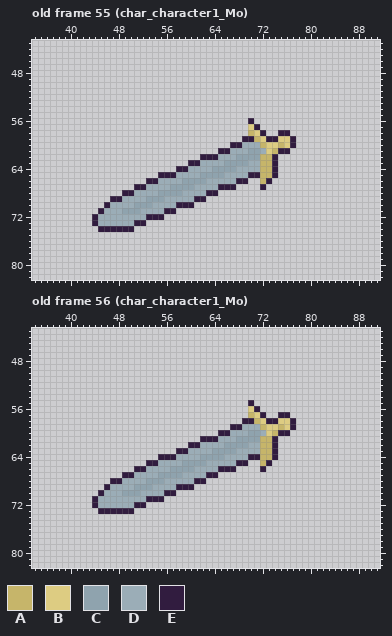
Two versions of one pixel-art file, Assets/Animation Sprites/Player/Character 1/Run/Swords/GraySword/Slot1/SWORDS_RUN.aseprite. This is how it looked before the edit.
128x128 pixels, 70 frames. Shown: old frame 55 (char_character1_Mo): x 34..91, y 43..82; old frame 56 (char_character1_Mo): x 34..91, y 43..82. The commit also changed other frames, which this record leaves out.
Palette (. is transparent): A #c6b56a  B #ddcc82  C #8fa3ae  D #9badb7  E #311c3f
Pixels before, old frame 55 (char_character1_Mo), first column x 44:
56 ..........................E.......
57 ..........................BE......
58 ..........................ABE..EE.
59 .........................EEABEEBBE
60 .......................EEDDDABBABE
61 .....................EEDDDCCDBAEE.
62 ..................EEEDDDCCCCAAE...
63 ................EEDDDDCCCCDDAAE...
64 ..............EEDDDDCCCCDDDDAAE...
65 ...........EEEDDDDCCCCDDDDEEAAE...
66 .........EEDDDDCCCCDDDDDEE..AE....
67 .......EEDDDDCCCCDDDDEEE....E.....
68 .....EEDDDDCCCCDDDDEE.............
69 ...EEDDDDCCCDDDDDEE...............
70 ..EDDDDCCCDDDDEEE.................
71 .EDDDCCCDDDDEE....................
72 EDDDDDDDDEEE......................
73 EDDDDDDEE.........................
74 .EEEEEE...........................
Pixels before, old frame 56 (char_character1_Mo), first column x 44:
55 ..........................E.......
56 ..........................BE......
57 ..........................ABE..EE.
58 .........................EEABEEBBE
59 .......................EEDDDABBABE
60 .....................EEDDDCCDBAEE.
61 ..................EEEDDDCCCCAAE...
62 ................EEDDDDCCCCDDAAE...
63 ..............EEDDDDCCCCDDDDAAE...
64 ...........EEEDDDDCCCCDDDDEEAAE...
65 .........EEDDDDCCCCDDDDDEE..AE....
66 .......EEDDDDCCCCDDDDEEE....E.....
67 .....EEDDDDCCCCDDDDEE.............
68 ...EEDDDDCCCDDDDDEE...............
69 ..EDDDDCCCDDDDEEE.................
70 .EDDDCCCDDDDEE....................
71 EDDDDDDDDEEE......................
72 EDDDDDDEE.........................
73 .EEEEEE...........................
Once edited:
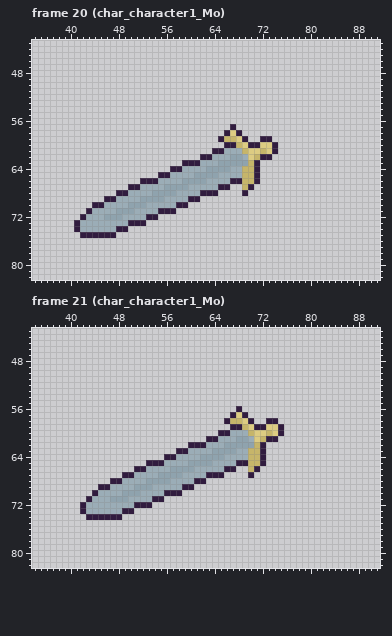
The edit:
frames 70 -> 64
Changed rows in their new state; - is an unchanged pixel.
Frame 20 (char_character1_Mo) against old frame 55 (char_character1_Mo), layer "SLOT1":
first column x 41:
56 -----------------------------.-------
57 --------------------------E--..------
58 -------------------------EBE-...--..-
59 ------------------------EAAB-..E-....
60 -------------------------E-ABEEB-E...
61 -----------------------E-D--ABBA-E..-
62 -----------------------D--C-DBAEE.---
63 ------------------E-----C----AE...---
64 ----------------E-D---C---D-AAE...---
65 ----------------D---C---D---AA-...---
66 -----------E--------------E-AAE..----
67 ---------E-D---C---D------.-AE-.-----
68 -------E-D---C---D---E------E--------
69 -----E-D---C-------E-.---------------
70 ---EED---C--D------.-----------------
71 --EDD--C--D---E----------------------
72 -EDD-CCC------.----------------------
73 EDDD-----E---------------------------
74 EDDDDDD--.---------------------------
75 -EEEEEE------------------------------
Frame 21 (char_character1_Mo) against old frame 56 (char_character1_Mo), layer "SLOT1":
first column x 42:
55 ----------------------------.-------
56 --------------------------E-..------
57 -------------------------EBE...--..-
58 ------------------------EAAB-..--...
59 ---------------------------ABEE--E..
60 ----------------------------ABBAB-.-
61 --------------------.-------DB-E----
62 --------------------E-------CAE..---
63 ----------------------------AAE..---
64 -------------.--------------AAE..---
65 -------------E---D---C------AAE.----
66 -----------------------D----AE.-----
67 -----------------------E----E-------
68 --------------C---------------------
69 ---E------------D-------------------
70 --ED------------E-------------------
71 -ED--CCC---D------------------------
72 EDD--------E------------------------
73 EDDDDDD-----------------------------
74 -EEEEEE-----------------------------
Pixel boxes of the changes (left, top, right, bottom) in both pictures:
changed: (74, 118, 296, 238)
changed: (80, 400, 296, 520)
